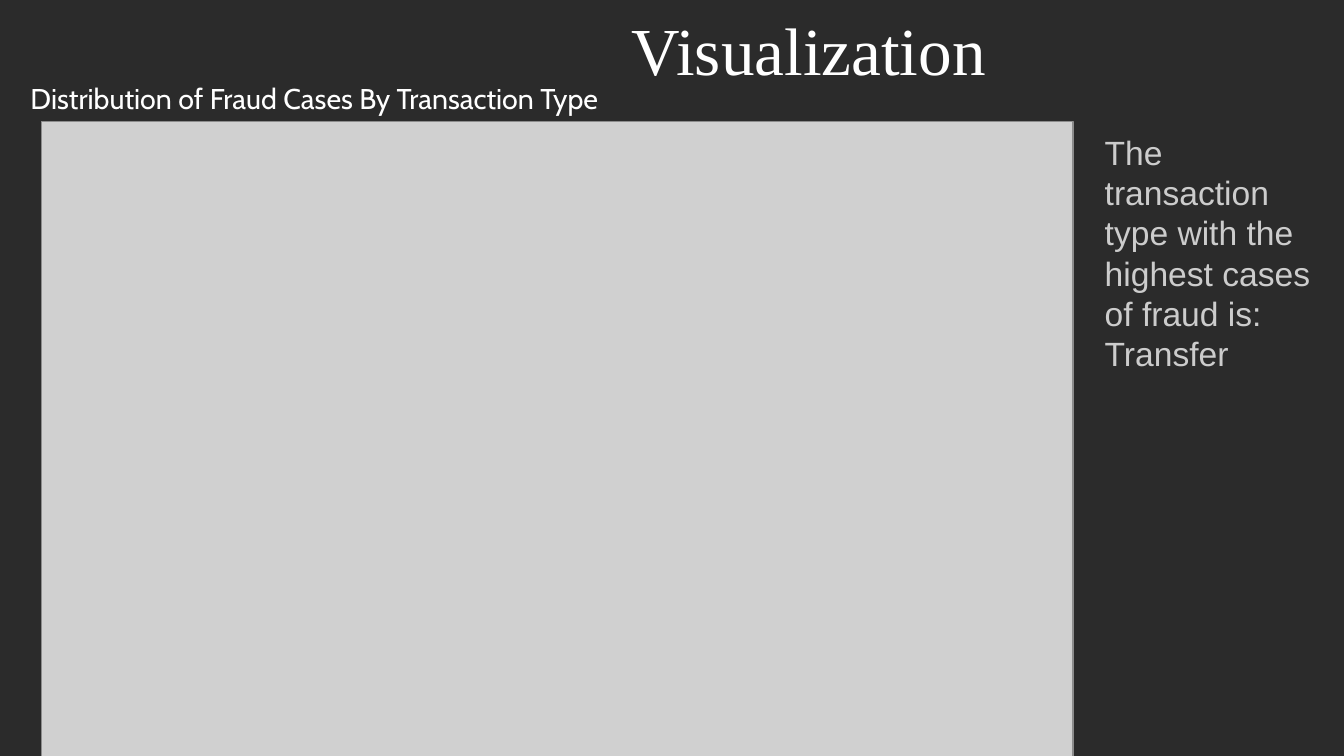
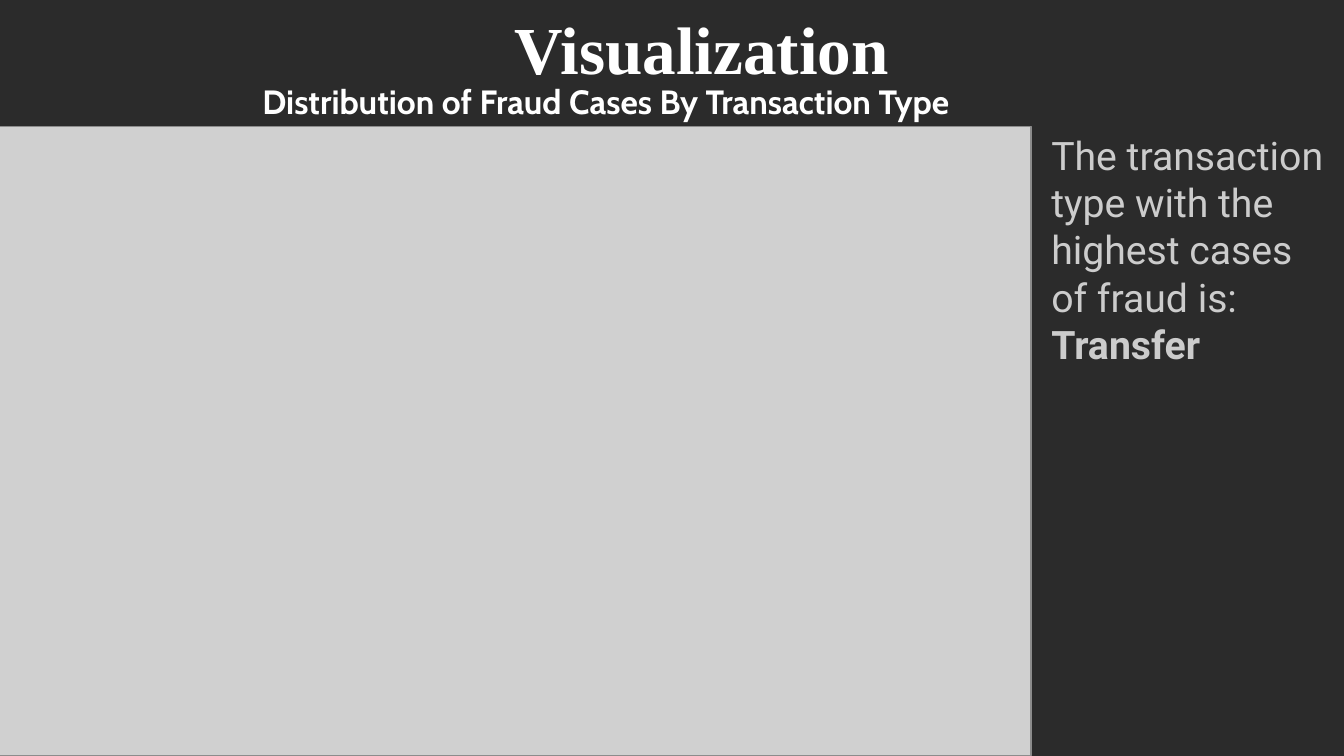
Before and after one commit to gkipkirui1/DSF-PT08P5-GROUP4-CAPSTONE-PROJECT, a slide deck: slide 8 of presentation/powerpoint_presentation.pptx (slide 7 before the commit). Drawn at 1344x756 pixels with LibreOffice and Linux fonts; fonts in the diff are those of the drawing; grey boxes stand for pictures; background and template pictures are left out; a plain dark background stands for a picture behind light text. Boxes give left, top, right and bottom in pixels: in the first picture for what was removed or moved away, otherwise in the second. Text is boxed around its words. In the diff, an @@ line names an element or a change of style, - is before the commit and + after.

```diff
--- a/presentation/powerpoint_presentation.pptx
+++ b/presentation/powerpoint_presentation.pptx
@@ title "Visualization": place and size @@
-title "Visualization" at box(632, 28, 986, 76)
+title "Visualization" at box(515, 27, 889, 75)
@@ title "Visualization" at box(515, 27, 889, 75): bold on @@
@@ subtitle "Distribution of Fraud Cases By ..." at box(262, 88, 950, 122): size 20.4 to 24 pt, bold on @@
@@ picture: place and size @@
-picture at box(42, 122, 1074, 756)
+picture at box(0, 126, 1031, 756)
@@ text "The transaction type with the ...": place and size @@
-text "The transaction type with the ..." at box(1105, 140, 1310, 367)
+text "The transaction type with the ..." at box(1051, 140, 1324, 360)
@@ text "The transaction type with the ..." at box(1051, 140, 1324, 360): size 24 to 28 pt, font Arial to Roboto; bold on in "Transfer" @@
```
Also in this commit, not shown: 9 other slides changed, 5 slides added, 4 slides removed, 1 other file.
